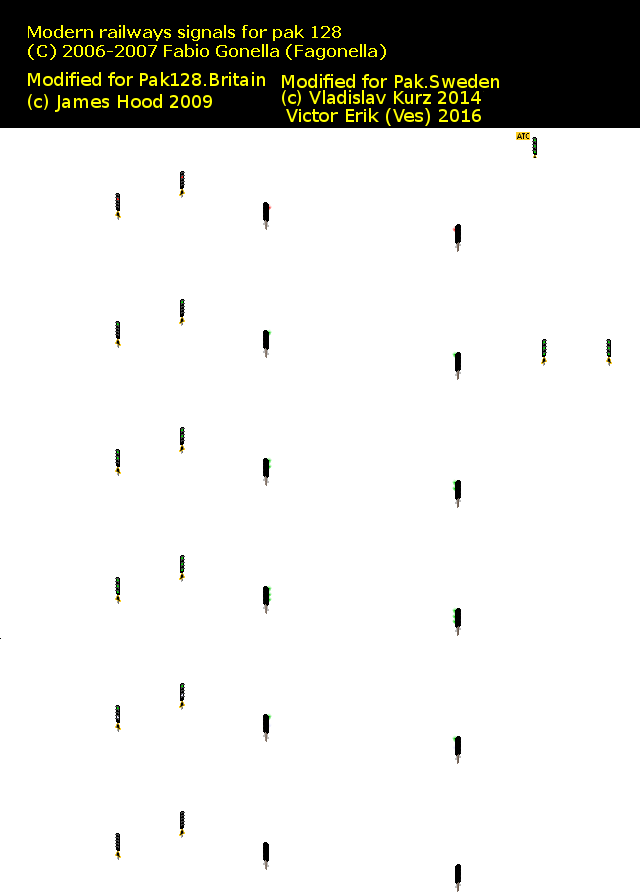
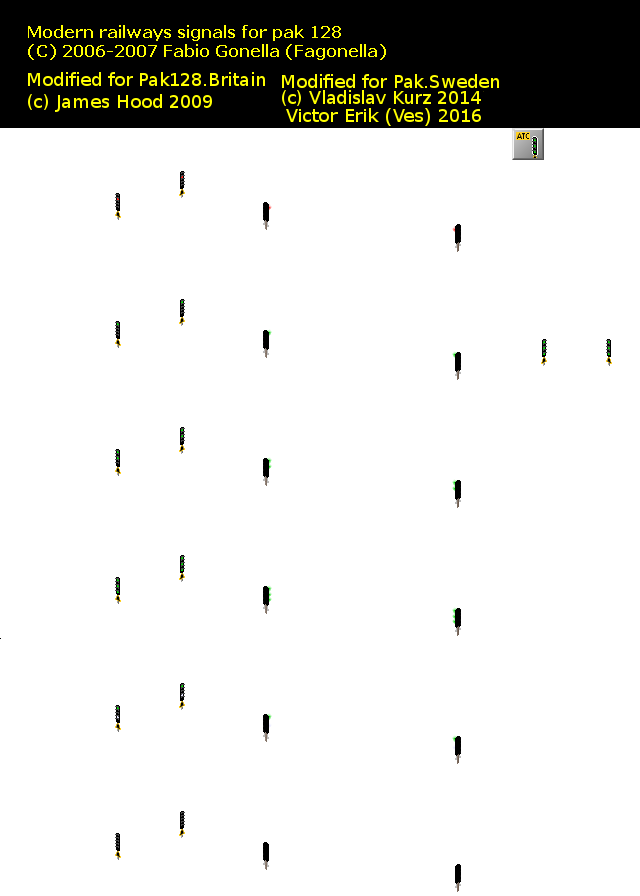
Comparing the layer stacks of the two 640 × 896 images. Changes:
added layer "Knapp" above "Bakgrund" over box(512, 128, 544, 160)
